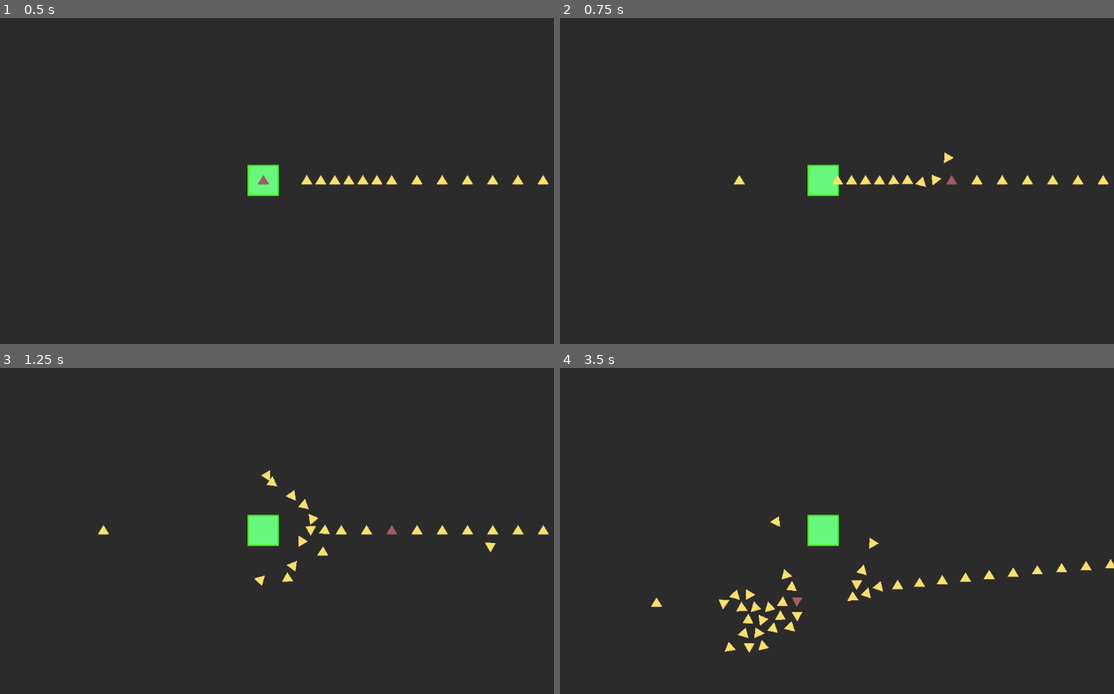
Above: before the commit, frames 1-4 (two rows, left to right).
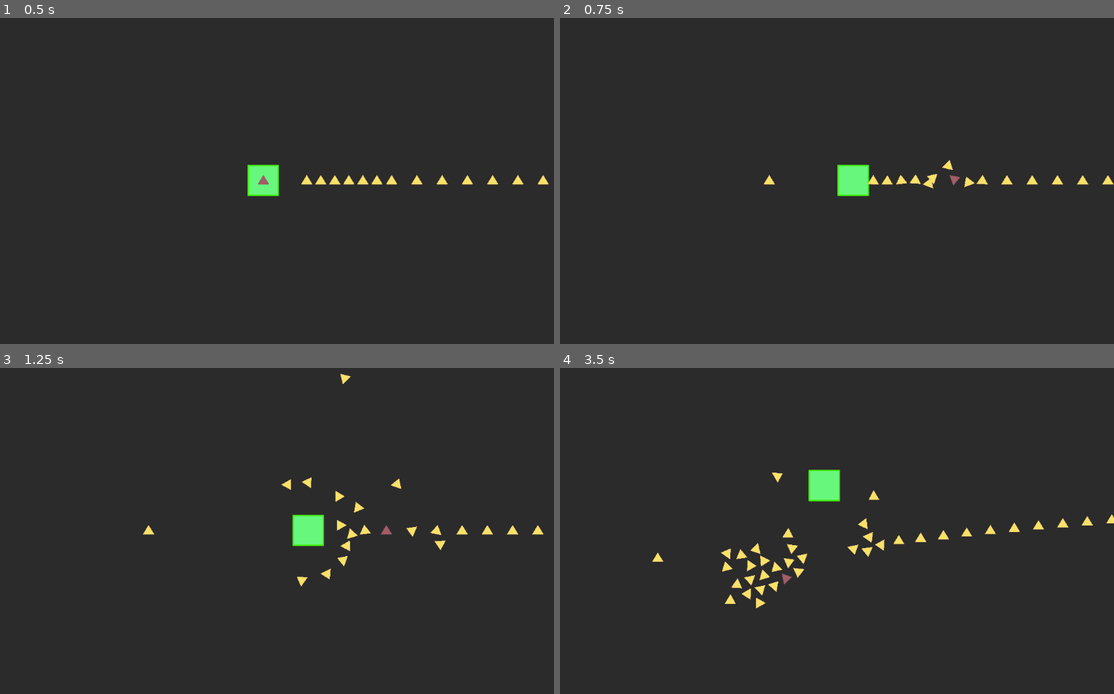
Above: after the commit, the same moments.

Repository: aapolipponen/daydream-game-jam
Game: Godot game, scene res://Player/player.tscn
Same seed, same stepped clock (60 frames per second), same inputs: the game is played once before the commit and once after it.
Inputs (mouse positions are in pixels of both pictures, inside the frame that each line leads up to):
- Up to frame 1 (0.5 s): no input
- Up to frame 2 (0.75 s): move the mouse to (953, 164) at 0.52 s; hold D (right) from 0.53 s (still down); click (953, 164) at 0.67 s
- Up to frame 3 (1.25 s): keep holding D (right)
- Up to frame 4 (3.5 s): move the mouse to (709, 547) at 1.27 s; release D (right) at 1.28 s; hold S (down) 1.28-2.03 s; move the mouse to (881, 459) at 2.02 s; hold D (right) 2.03-2.78 s; move the mouse to (792, 596) at 2.77 s; hold W (up) from 2.78 s (still down); click (792, 596) at 2.92 s

Frame 1 is identical in both runs. In frame 2, 1.8% of the frame differs, in the area x 31-100%, y 41-55%; in frame 3, 2.4%; in frame 4, 3.7%, in the area x 16-100%, y 31-88%.

Commit message:
jotai ruudukkoi ja kaikkee tosi hulvatonta jeeeeeee

Diff:
--- a/Player/player.tscn
+++ b/Player/player.tscn
@@ -27,3 +27,4 @@
 shape = SubResource("RectangleShape2D_btcbx")
 
 [node name="Camera2D" type="Camera2D" parent="."]
+position_smoothing_enabled = true
--- a/explodingEnemy/explodingEnemy.gd
+++ b/explodingEnemy/explodingEnemy.gd
@@ -7,6 +7,7 @@
 @onready var modulationDefaultTimer: Timer = $modulationDefaultTimer
 var player: Player
 @onready var explosionCollision: CollisionShape2D = $explostionArea/explosionCollision
+@onready var cpu_particles_2d: CPUParticles2D = $CPUParticles2D
 
 # movement vars
 @export var moveSpeed = 10
@@ -81,6 +82,8 @@
 
 func _on_death_timer_timeout() -> void:
 	explosionCollision.disabled = false
+	cpu_particles_2d.emitting = true
+	print("set emitting to true")
 	queue_free()
 
 
--- a/explodingEnemy/explodingEnemy.tscn
+++ b/explodingEnemy/explodingEnemy.tscn
@@ -39,8 +39,10 @@
 
 [node name="CPUParticles2D" type="CPUParticles2D" parent="."]
 emitting = false
+amount = 50
 one_shot = true
 explosiveness = 1.0
+spread = 180.0
 gravity = Vector2(0, 0)
 color = Color(0.71, 0.14909998, 0.2145384, 1)
 
--- a/game/game.tscn
+++ b/game/game.tscn
@@ -1,10 +1,19 @@
-[gd_scene load_steps=4 format=3 uid="uid://d3pv503xh467v"]
+[gd_scene load_steps=5 format=3 uid="uid://d3pv503xh467v"]
 
 [ext_resource type="PackedScene" uid="uid://cdchti6oipqbh" path="res://Player/player.tscn" id="1_vasa2"]
 [ext_resource type="PackedScene" uid="uid://m1tgw830i1jp" path="res://sacrifisable entity/start_enemy_spawner.tscn" id="3_4fuuu"]
 [ext_resource type="PackedScene" uid="uid://dlf6judxyx11u" path="res://sacrifisable entity/enemy_spawner.tscn" id="3_h7iqs"]
+[ext_resource type="Texture2D" uid="uid://ccbyc60tij6td" path="res://wall/grid.png" id="4_4fuuu"]
 
 [node name="game" type="Node2D"]
+
+[node name="TextureRect" type="TextureRect" parent="."]
+offset_left = -77629.0
+offset_top = -34505.0
+offset_right = 64207.0
+offset_bottom = 43451.0
+texture = ExtResource("4_4fuuu")
+stretch_mode = 1
 
 [node name="Player" parent="." instance=ExtResource("1_vasa2")]
 
--- /dev/null
+++ b/sacrifisable entity/line.tscn
@@ -0,0 +1,10 @@
+[gd_scene load_steps=2 format=3 uid="uid://duji7jabsqfmp"]
+
+[ext_resource type="Texture2D" uid="uid://cnvb4qw45inh7" path="res://wall/WallSprite.svg" id="1_wa0hx"]
+
+[node name="Sprite2D3" type="Sprite2D"]
+position = Vector2(-283, -390)
+scale = Vector2(0.5757836, 2.3871946)
+texture = ExtResource("1_wa0hx")
+region_enabled = true
+region_rect = Rect2(285.5, 431.5, 185, 275)
--- /dev/null
+++ b/sacrifisable entity/sprite_2d.tscn
@@ -0,0 +1,14 @@
+[gd_scene load_steps=3 format=3 uid="uid://bc1axve0v1fy3"]
+
+[ext_resource type="Texture2D" uid="uid://cnvb4qw45inh7" path="res://wall/WallSprite.svg" id="1_278ad"]
+[ext_resource type="PackedScene" uid="uid://duji7jabsqfmp" path="res://sacrifisable entity/line.tscn" id="2_g3b74"]
+
+[node name="Sprite2D" type="Sprite2D"]
+modulate = Color(0.43016636, 0.43016636, 0.4366271, 1)
+self_modulate = Color(2.0284429, 2.0284429, 2.0284429, 1)
+position = Vector2(-354, -10)
+scale = Vector2(0.07861635, 1)
+texture = ExtResource("1_278ad")
+
+[node name="Sprite2D3" parent="." instance=ExtResource("2_g3b74")]
+position = Vector2(-2613.9595, -1.5214233)
--- /dev/null
+++ b/wall/Viiva(santeri pyys).svg
@@ -0,0 +1,69 @@
+<?xml version="1.0" encoding="UTF-8"?>
+<!DOCTYPE svg PUBLIC "-//W3C//DTD SVG 1.1//EN" "http://www.w3.org/Graphics/SVG/1.1/DTD/svg11.dtd">
+<svg version="1.2" width="210.26mm" height="297.26mm" viewBox="0 0 21026 29726" preserveAspectRatio="xMidYMid" fill-rule="evenodd" stroke-width="28.222" stroke-linejoin="round" xmlns="http://www.w3.org/2000/svg" xmlns:ooo="http://xml.openoffice.org/svg/export" xmlns:xlink="http://www.w3.org/1999/xlink" xmlns:presentation="http://sun.com/xmlns/staroffice/presentation" xmlns:smil="http://www.w3.org/2001/SMIL20/" xmlns:anim="urn:oasis:names:tc:opendocument:xmlns:animation:1.0" xmlns:svg="urn:oasis:names:tc:opendocument:xmlns:svg-compatible:1.0" xml:space="preserve">
+ <defs class="ClipPathGroup">
+  <clipPath id="presentation_clip_path" clipPathUnits="userSpaceOnUse">
+   <rect x="0" y="0" width="21026" height="29726"/>
+  </clipPath>
+  <clipPath id="presentation_clip_path_shrink" clipPathUnits="userSpaceOnUse">
+   <rect x="21" y="29" width="20984" height="29667"/>
+  </clipPath>
+ </defs>
+ <defs class="TextShapeIndex">
+  <g ooo:slide="id1" ooo:id-list="id3"/>
+ </defs>
+ <defs class="EmbeddedBulletChars">
+  <g id="bullet-char-template-57356" transform="scale(0.00048828125,-0.00048828125)">
+   <path d="M 580,1141 L 1163,571 580,0 -4,571 580,1141 Z"/>
+  </g>
+  <g id="bullet-char-template-57354" transform="scale(0.00048828125,-0.00048828125)">
+   <path d="M 8,1128 L 1137,1128 1137,0 8,0 8,1128 Z"/>
+  </g>
+  <g id="bullet-char-template-10146" transform="scale(0.00048828125,-0.00048828125)">
+   <path d="M 174,0 L 602,739 174,1481 1456,739 174,0 Z M 1358,739 L 309,1346 659,739 1358,739 Z"/>
+  </g>
+  <g id="bullet-char-template-10132" transform="scale(0.00048828125,-0.00048828125)">
+   <path d="M 2015,739 L 1276,0 717,0 1260,543 174,543 174,936 1260,936 717,1481 1274,1481 2015,739 Z"/>
+  </g>
+  <g id="bullet-char-template-10007" transform="scale(0.00048828125,-0.00048828125)">
+   <path d="M 0,-2 C -7,14 -16,27 -25,37 L 356,567 C 262,823 215,952 215,954 215,979 228,992 255,992 264,992 276,990 289,987 310,991 331,999 354,1012 L 381,999 492,748 772,1049 836,1024 860,1049 C 881,1039 901,1025 922,1006 886,937 835,863 770,784 769,783 710,716 594,584 L 774,223 C 774,196 753,168 711,139 L 727,119 C 717,90 699,76 672,76 641,76 570,178 457,381 L 164,-76 C 142,-110 111,-127 72,-127 30,-127 9,-110 8,-76 1,-67 -2,-52 -2,-32 -2,-23 -1,-13 0,-2 Z"/>
+  </g>
+  <g id="bullet-char-template-10004" transform="scale(0.00048828125,-0.00048828125)">
+   <path d="M 285,-33 C 182,-33 111,30 74,156 52,228 41,333 41,471 41,549 55,616 82,672 116,743 169,778 240,778 293,778 328,747 346,684 L 369,508 C 377,444 397,411 428,410 L 1163,1116 C 1174,1127 1196,1133 1229,1133 1271,1133 1292,1118 1292,1087 L 1292,965 C 1292,929 1282,901 1262,881 L 442,47 C 390,-6 338,-33 285,-33 Z"/>
+  </g>
+  <g id="bullet-char-template-9679" transform="scale(0.00048828125,-0.00048828125)">
+   <path d="M 813,0 C 632,0 489,54 383,161 276,268 223,411 223,592 223,773 276,916 383,1023 489,1130 632,1184 813,1184 992,1184 1136,1130 1245,1023 1353,916 1407,772 1407,592 1407,412 1353,268 1245,161 1136,54 992,0 813,0 Z"/>
+  </g>
+  <g id="bullet-char-template-8226" transform="scale(0.00048828125,-0.00048828125)">
+   <path d="M 346,457 C 273,457 209,483 155,535 101,586 74,649 74,723 74,796 101,859 155,911 209,963 273,989 346,989 419,989 480,963 531,910 582,859 608,796 608,723 608,648 583,586 532,535 482,483 420,457 346,457 Z"/>
+  </g>
+  <g id="bullet-char-template-8211" transform="scale(0.00048828125,-0.00048828125)">
+   <path d="M -4,459 L 1135,459 1135,606 -4,606 -4,459 Z"/>
+  </g>
+  <g id="bullet-char-template-61548" transform="scale(0.00048828125,-0.00048828125)">
+   <path d="M 173,740 C 173,903 231,1043 346,1159 462,1274 601,1332 765,1332 928,1332 1067,1274 1183,1159 1299,1043 1357,903 1357,740 1357,577 1299,437 1183,322 1067,206 928,148 765,148 601,148 462,206 346,322 231,437 173,577 173,740 Z"/>
+  </g>
+ </defs>
+ <g>
+  <g id="id2" class="Master_Slide">
+   <g id="bg-id2" class="Background"/>
+   <g id="bo-id2" class="BackgroundObjects"/>
+  </g>
+ </g>
+ <g class="SlideGroup">
+  <g>
+   <g id="container-id1">
+    <g id="id1" class="Slide" clip-path="url(#presentation_clip_path)">
+     <g class="Page">
+      <g class="com.sun.star.drawing.LineShape">
+       <g id="id3">
+        <rect class="BoundingBox" stroke="none" fill="none" x="7530" y="6780" width="3" height="13253"/>
+        <path fill="none" stroke="rgb(17,17,17)" d="M 7531,6781 L 7531,20031 "/>
+       </g>
+      </g>
+     </g>
+    </g>
+   </g>
+  </g>
+ </g>
+</svg>
Not shown, added: wall/Viiva(santeri pyys).svg.import
Binary file added: wall/grid.png
Not shown, added: wall/grid.png.import
